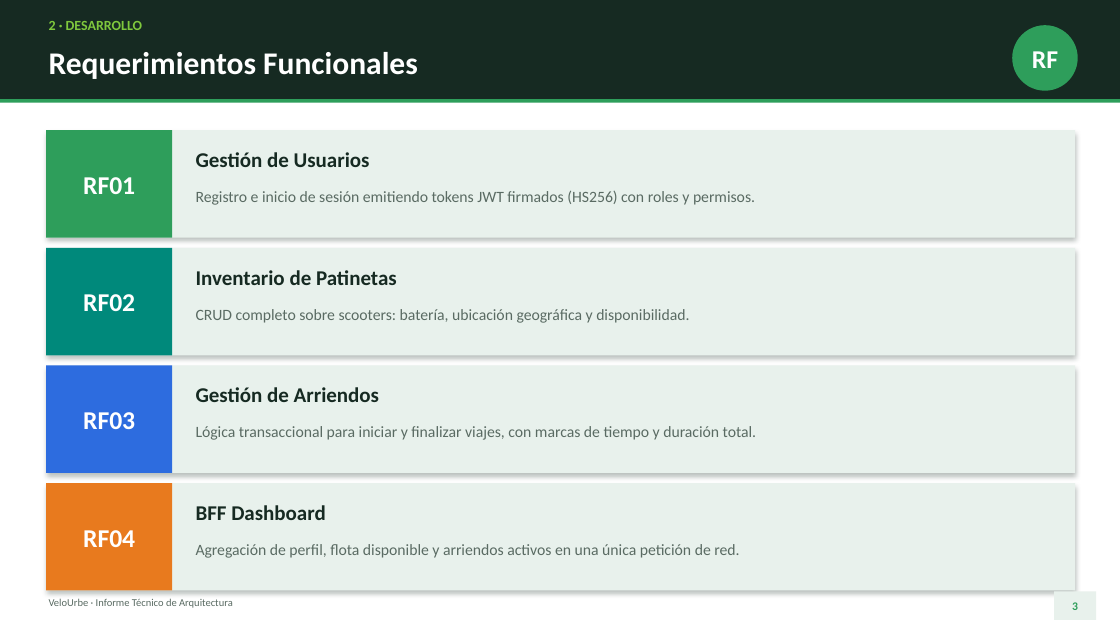
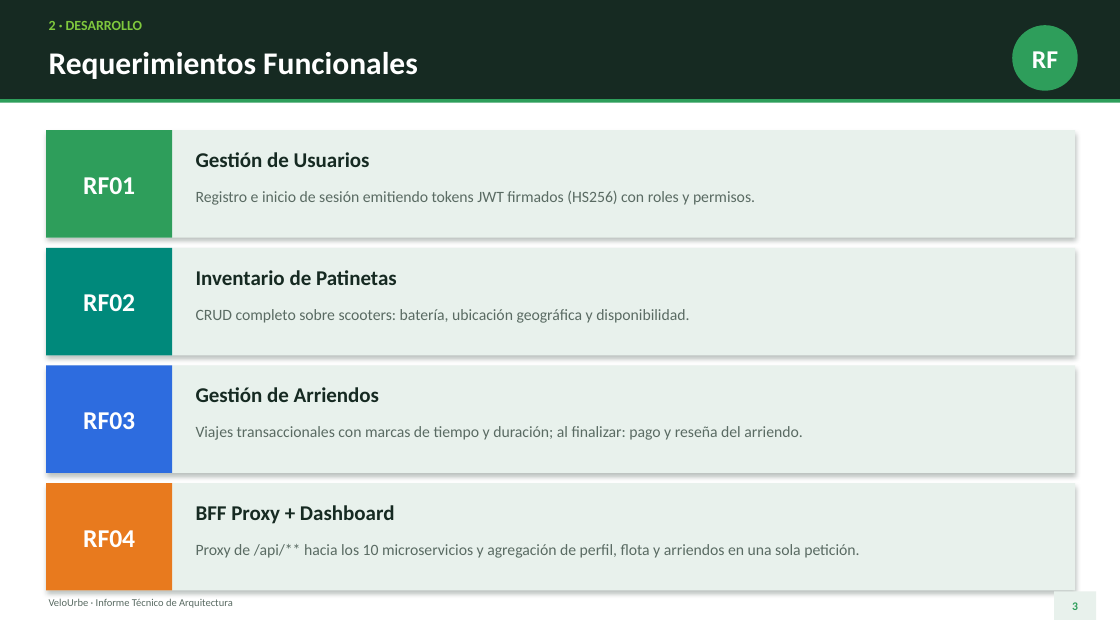
Before and after one commit to ethan1213/velourbe-platform, a slide deck: slide 3 of Presentacion VeloUrbe.pptx. Drawn at 1120x630 pixels with LibreOffice and Linux fonts; fonts in the diff are those of the drawing. Boxes give left, top, right and bottom in pixels: in the first picture for what was removed or moved away, otherwise in the second. Text is boxed around its words. In the diff, an @@ line names an element or a change of style, - is before the commit and + after.

```diff
--- a/Presentacion VeloUrbe.pptx
+++ b/Presentacion VeloUrbe.pptx
@@ text at (x1=196, y1=426, x2=803, y2=440): text changed @@
-Lógica transaccional para iniciar y finalizar viajes, con marcas de tiempo y duración total.
+Viajes transaccionales con marcas de tiempo y duración; al finalizar: pago y reseña del arriendo.
@@ text at (x1=196, y1=505, x2=395, y2=524): text changed @@
-BFF Dashboard
+BFF Proxy + Dashboard
@@ text at (x1=196, y1=544, x2=859, y2=558): text changed @@
-Agregación de perfil, flota disponible y arriendos activos en una única petición de red.
+Proxy de /api/** hacia los 10 microservicios y agregación de perfil, flota y arriendos en una sola petición.
```
Also in this commit, not shown: 6 other slides changed.
